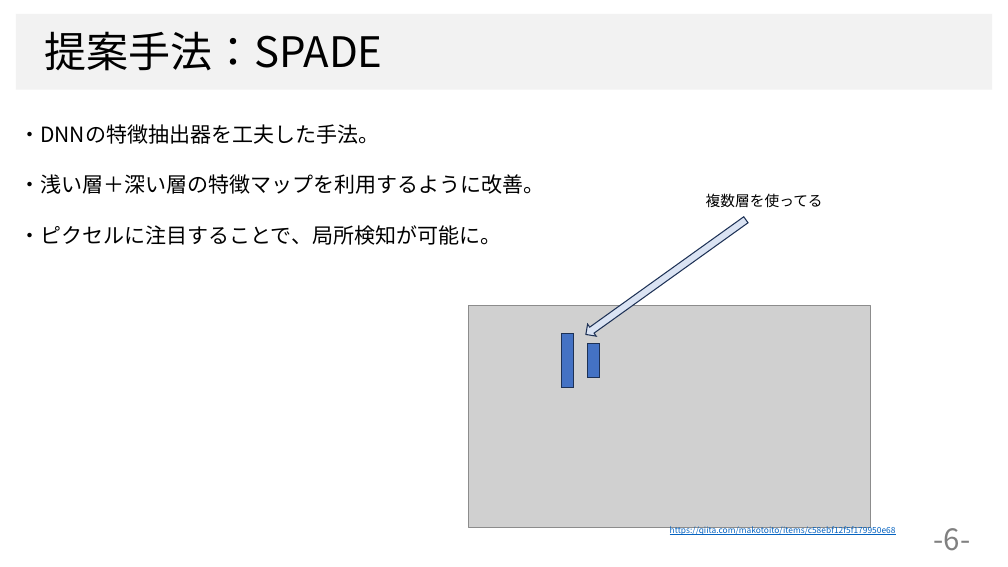
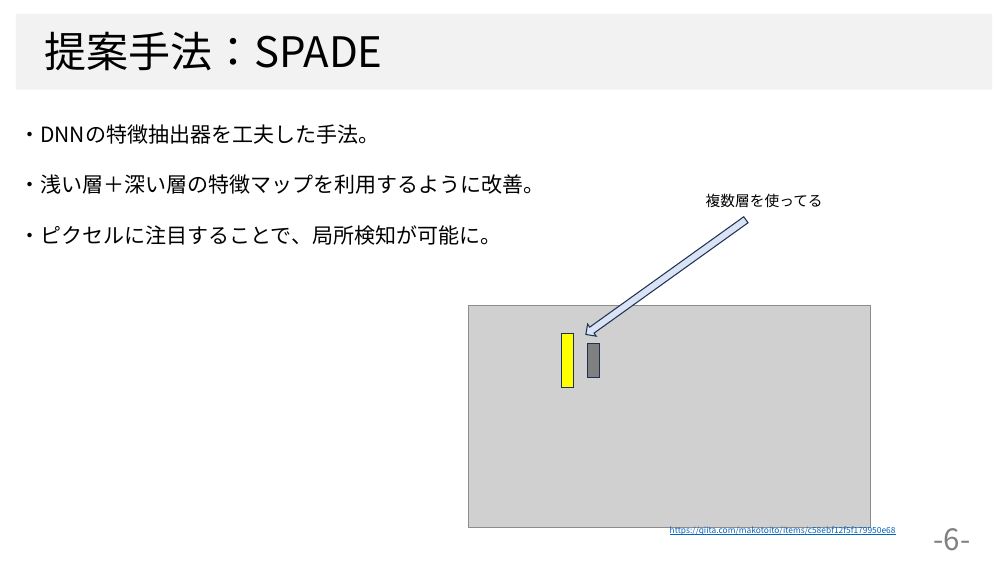
Before and after one commit to dhia-github/haselab-all, a slide deck: slide 6 of 発表資料/B4_上坂大樹_サーベイ大会資料.pptx. Drawn at 1008x567 pixels with LibreOffice and Linux fonts; fonts in the diff are those of the drawing; grey boxes stand for pictures; background and template pictures are left out. Boxes give left, top, right and bottom in pixels: in the first picture for what was removed or moved away, otherwise in the second. Text is boxed around its words. In the diff, an @@ line names an element or a change of style, - is before the commit and + after.

```diff
--- a/発表資料/B4_上坂大樹_サーベイ大会資料.pptx
+++ b/発表資料/B4_上坂大樹_サーベイ大会資料.pptx
@@ rectangle at (x1=562, y1=333, x2=574, y2=387): fill #4472C4 to #FFFF00 @@
@@ rectangle at (x1=588, y1=344, x2=600, y2=378): fill #4472C4 to #808080 @@
```
Also in this commit, not shown: 3 other slides changed, 1 slide added, 1 slide removed.
